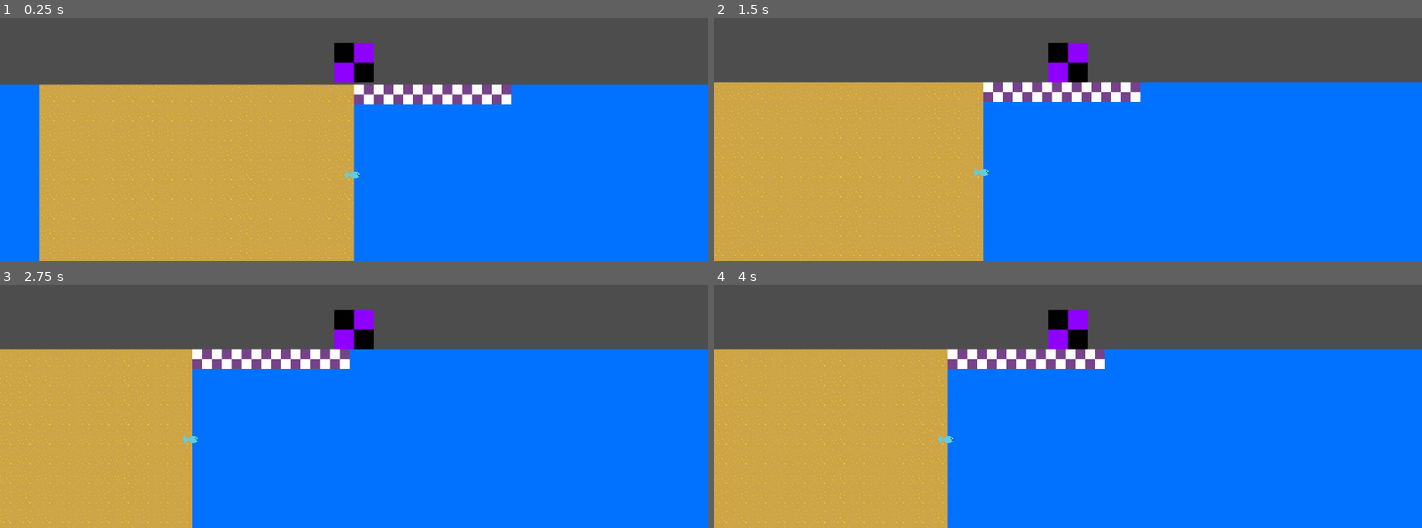
Above: before the commit, frames 1-4 (two rows, left to right).
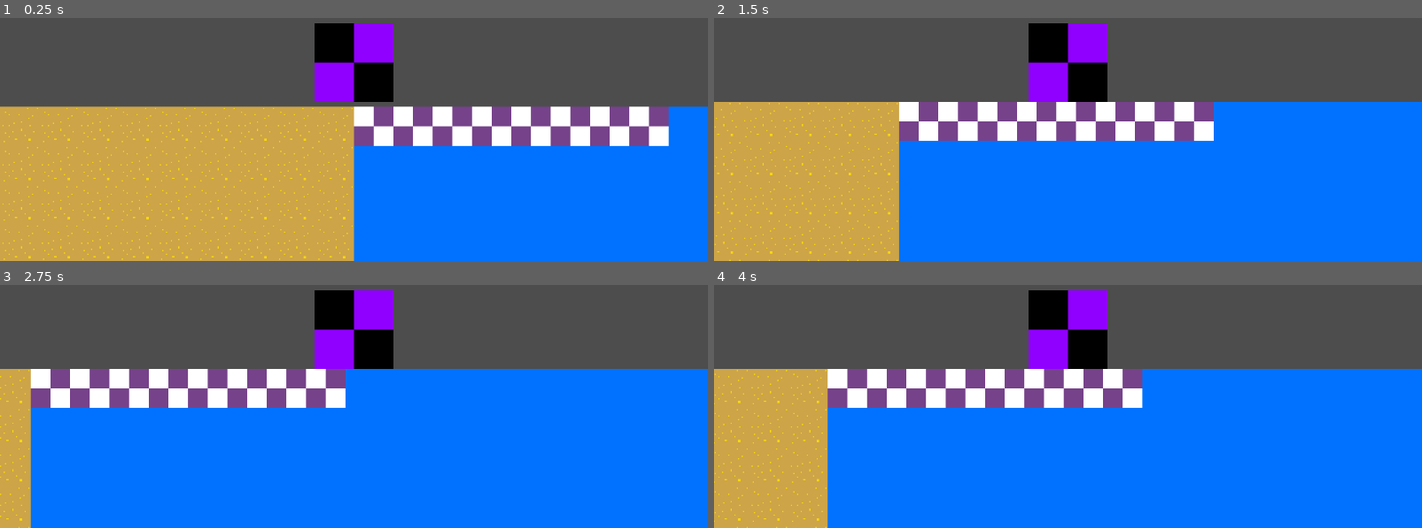
Above: after the commit, the same moments.

Repository: DevMa7e1/gamejam-game
Game: Godot game, scene res://Scenes/scene1.tscn
Same seed, same stepped clock (60 frames per second), same inputs: the game is played once before the commit and once after it.
Inputs:
- Up to frame 1 (0.25 s): no input
- Up to frame 2 (1.5 s): hold Right (ui_right) 0.53-1.28 s; hold Down (ui_down) from 1.28 s (still down)
- Up to frame 3 (2.75 s): tap Enter at 2 s; release Down (ui_down) at 2.03 s; hold Right (ui_right) from 2.03 s (still down)
- Up to frame 4 (4 s): release Right (ui_right) at 2.78 s; hold Up (ui_up) 2.78-3.53 s; tap Space at 3.5 s; hold Left (ui_left) from 3.53 s (still down)

The runs differ from the first frame. In frame 1, 24% of the frame differs, in the area x 0-100%, y 2-100%; in frame 2, 24%; in frame 3, 29%; in frame 4, 26%.

Commit message:
Add nice camera zoom stuff

Diff:
--- a/Scenes/scene1.tscn
+++ b/Scenes/scene1.tscn
@@ -6,6 +6,7 @@
 [ext_resource type="Texture2D" uid="uid://do6cxixnets08" path="res://Sprites/placeholeder.png" id="2_2xbvg"]
 [ext_resource type="Texture2D" uid="uid://duhkutiwhsh1p" path="res://Sprites/Sprite-0001.png" id="4_sdcb8"]
 [ext_resource type="Texture2D" uid="uid://cx3h6oe8mdfsx" path="res://Sprites/sand.png" id="5_2ni1t"]
+[ext_resource type="Script" uid="uid://c3pa6d75mtpcv" path="res://Scripts/camera_2d.gd" id="5_cx2iu"]
 
 [sub_resource type="RectangleShape2D" id="RectangleShape2D_p20re"]
 size = Vector2(32, 32)
@@ -66,6 +67,8 @@
 
 [node name="Camera2D" type="Camera2D" parent="RigidBody2D" unique_id=1843677216]
 scale = Vector2(2, 2)
+zoom = Vector2(2, 2)
+script = ExtResource("5_cx2iu")
 
 [node name="Area2D" type="Area2D" parent="RigidBody2D" unique_id=507542115]
 scale = Vector2(2, 2)
--- /dev/null
+++ b/Scripts/camera_2d.gd
@@ -0,0 +1,39 @@
+extends Camera2D
+
+
+# Called when the node enters the scene tree for the first time.
+func _ready() -> void:
+	pass # Replace with function body.
+
+var zoom_timer = 0
+var zooming_in = false
+var zooming_out = false
+
+
+func easeInOutCubic(x):
+	if x < 0.5:
+		return 4 * x * x * x
+	return 1 - pow(-2 * x + 2, 3) / 2
+
+# Called every frame. 'delta' is the elapsed time since the previous frame.
+func _process(delta: float) -> void:
+	if(get_parent().position[1] > -30):
+		if zoom.x > 1 && !zooming_in && !zooming_out:
+			zoom_timer = 0
+			zooming_out = true
+	else:
+		if zoom.x < 2 && !zooming_in && !zooming_out:
+			zoom_timer = 0
+			zooming_in = true
+	if(zooming_in):
+		zoom_timer += delta
+		zoom = Vector2(1 + easeInOutCubic(zoom_timer/2), 1 + easeInOutCubic(zoom_timer/2))
+		if(zoom_timer > 2):
+			zooming_in = false
+			zoom_timer = 0
+	elif(zooming_out):
+		zoom_timer += delta
+		zoom = Vector2(1+(1 - easeInOutCubic(zoom_timer/2)), 1+(1 - easeInOutCubic(zoom_timer/2)))
+		if(zoom_timer > 2):
+			zooming_out = false
+			zoom_timer = 0
Not shown, added: Scripts/camera_2d.gd.uid
